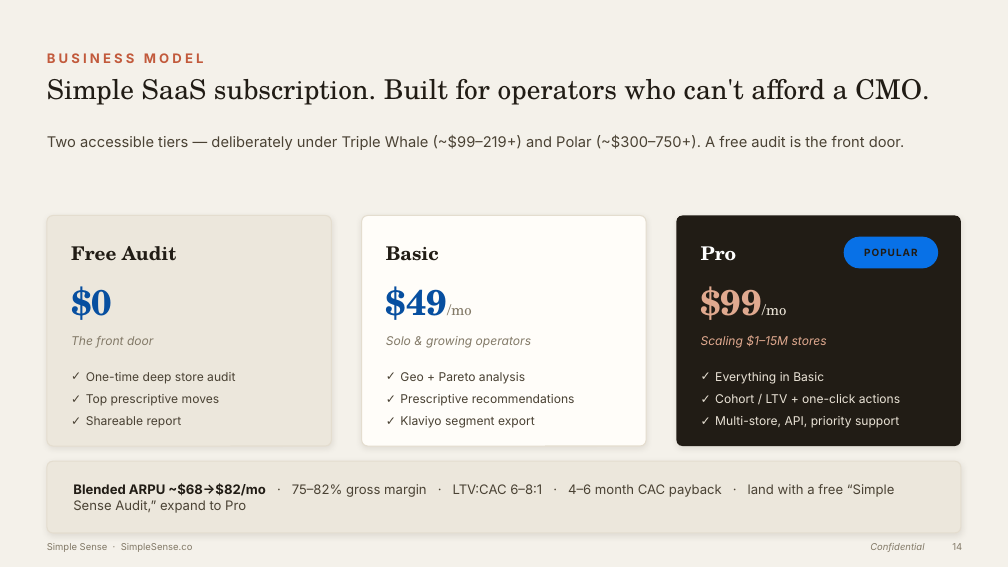
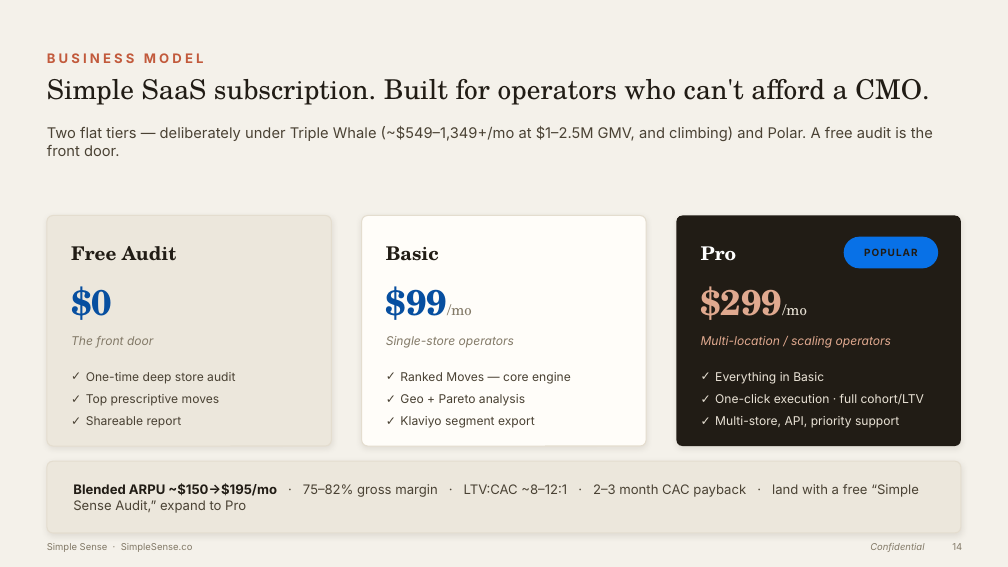
Before and after one commit to simplesense/simplesense.co, a slide deck: slide 14 of Simple_Sense_Investor_Deck.pptx. Drawn at 1008x567 pixels with LibreOffice and Linux fonts; fonts in the diff are those of the drawing. Boxes give left, top, right and bottom in pixels: in the first picture for what was removed or moved away, otherwise in the second. Text is boxed around its words. In the diff, an @@ line names an element or a change of style, - is before the commit and + after.

```diff
--- a/Simple_Sense_Investor_Deck.pptx
+++ b/Simple_Sense_Investor_Deck.pptx
@@ text at box(47, 125, 933, 156): text changed @@
-Two accessible tiers — deliberately under Triple Whale (~$99–219+) and Polar (~$300–750+). A free audit is the front door.
+Two flat tiers — deliberately under Triple Whale (~$549–1,349+/mo at $1–2.5M GMV, and climbing) and Polar. A free audit is the front door.
@@ text at box(386, 286, 472, 320): text changed @@
-$49/mo
+$99/mo
@@ text at box(701, 286, 807, 320): text changed @@
-$99/mo
+$299/mo
@@ text at box(386, 336, 514, 348): text changed @@
-Solo & growing operators
+Single-store operators
@@ text at box(701, 336, 891, 348): text changed @@
-Scaling $1–15M stores
+Multi-location / scaling operators
@@ text at box(400, 372, 571, 384): paragraph added @@
+✓ Ranked Moves — core engine
@@ text at box(400, 394, 575, 406): paragraph removed @@
-✓ Prescriptive recommendations
@@ text at box(715, 394, 924, 405): text changed @@
-✓ Cohort / LTV + one-click actions
+✓ One-click execution · full cohort/LTV
@@ text at box(73, 483, 919, 513): text changed @@
-Blended ARPU ~$68→$82/mo · 75–82% gross margin · LTV:CAC 6–8:1 · 4–6 month CAC payback · land with a free “Simple Sense Audit,” expand to Pro
+Blended ARPU ~$150→$195/mo · 75–82% gross margin · LTV:CAC ~8–12:1 · 2–3 month CAC payback · land with a free “Simple Sense Audit,” expand to Pro
```
Also in this commit, not shown: 6 other slides changed, 35 other files.
